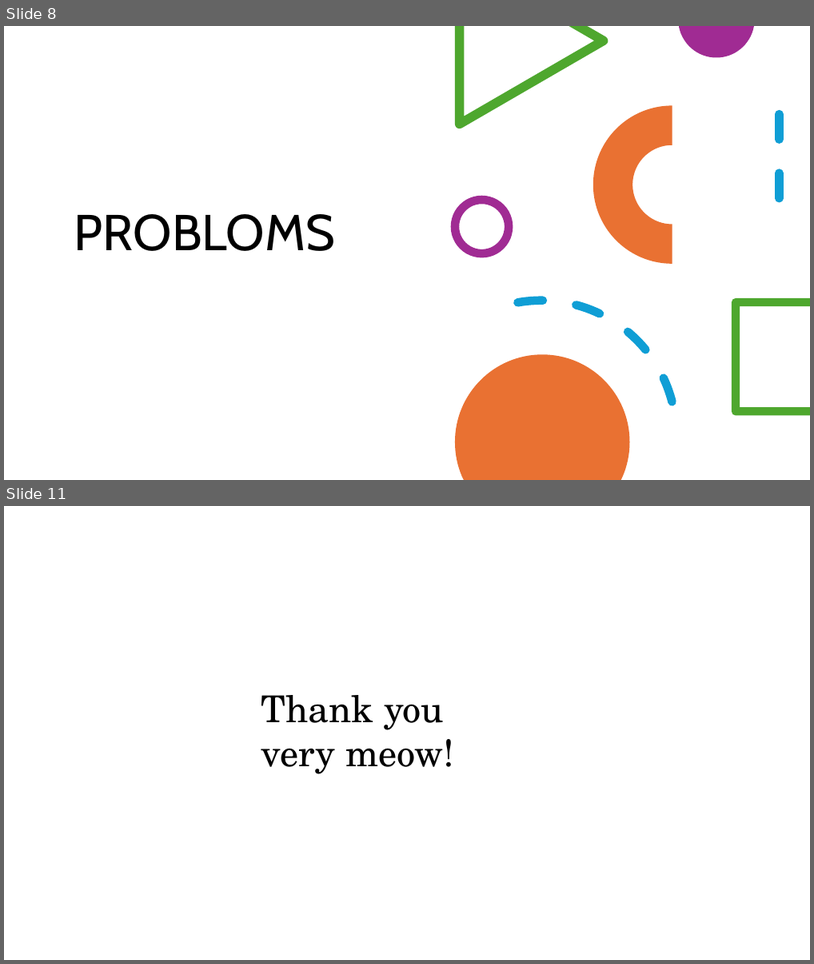
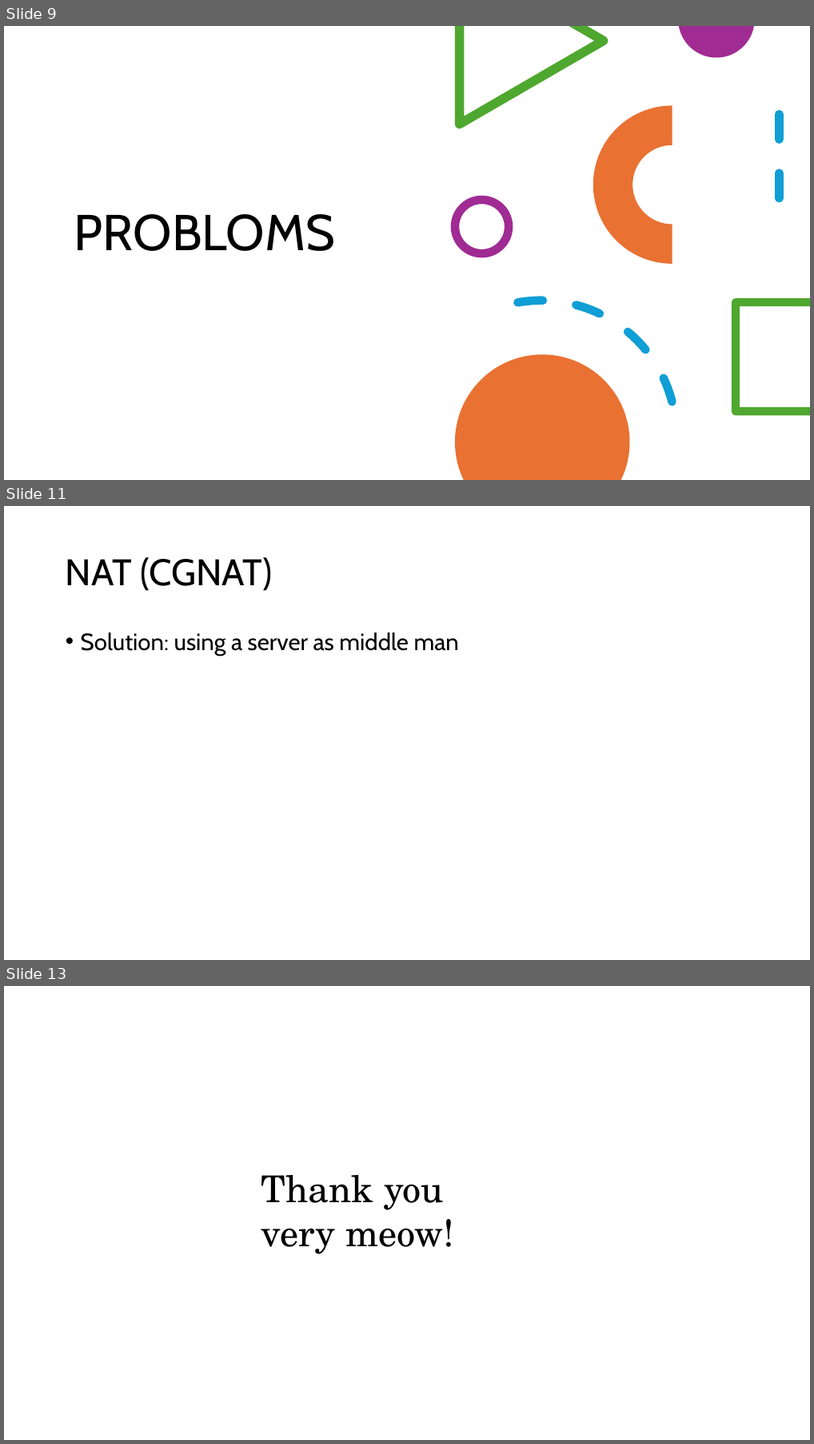
Before and after one commit to DoctorB-CA/swarm_over_cellular, a slide deck: Reports/end-2025b-001.pptx. Shown one above the other, each under a label of ours: slides 8 and 11 before the commit, slides 9, 11 and 13 after it; the slides between them are not shown. The pictures are 814x964 and 814x1444 pixels, drawn with LibreOffice and Linux fonts; fonts in the diff are those of the drawing; background and template pictures are left out. Boxes give left, top, right and bottom in pixels: in the first picture for what was removed or moved away, otherwise in the second. Text is boxed around its words. In the diff, an @@ line names an element or a change of style, - is before the commit and + after.

```diff
--- a/Reports/end-2025b-001.pptx
+++ b/Reports/end-2025b-001.pptx
@@ slide 11 added at (x1=4, y1=506, x2=810, y2=960), background #FFFFFF @@
@@ title added at (x1=66, y1=557, x2=272, y2=591), 44 pt, text #000000 @@
+NAT (CGNAT)
@@ text added at (x1=81, y1=632, x2=459, y2=656), 28 pt, text #000000 @@
+• Solution: using a server as middle man
@@ what was slide 8 is now slide 9 @@
@@ what was slide 11 is now slide 13 @@
```
Also in this commit, not shown: 4 slides changed, 2 other slides added, 1 slide removed.
